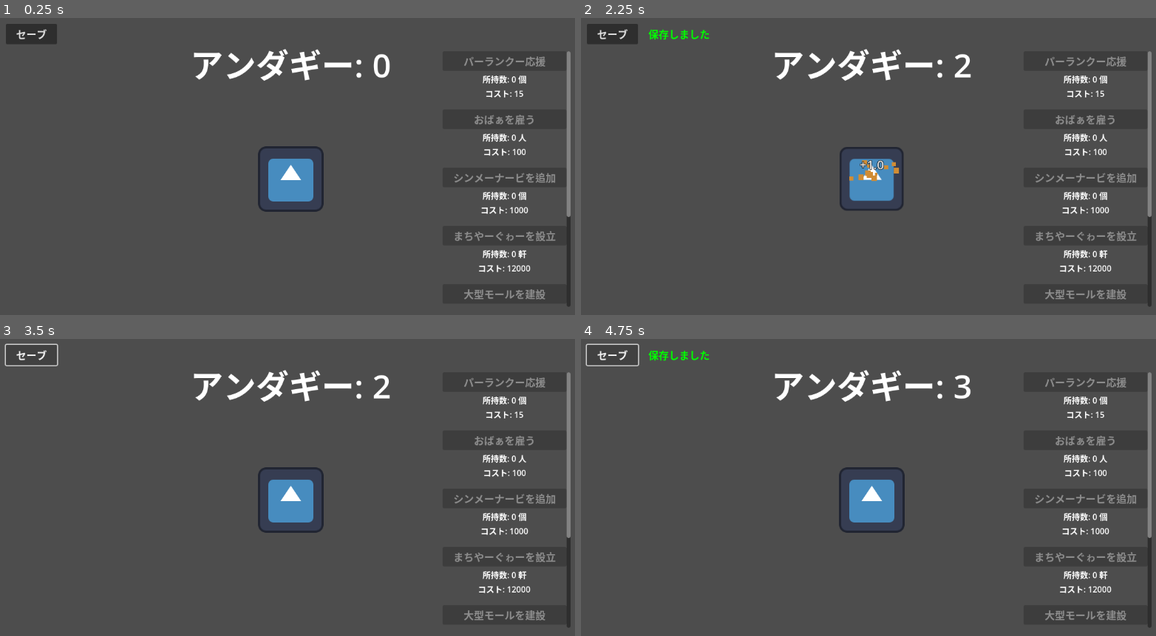
Above: before the commit, frames 1-4 (two rows, left to right).
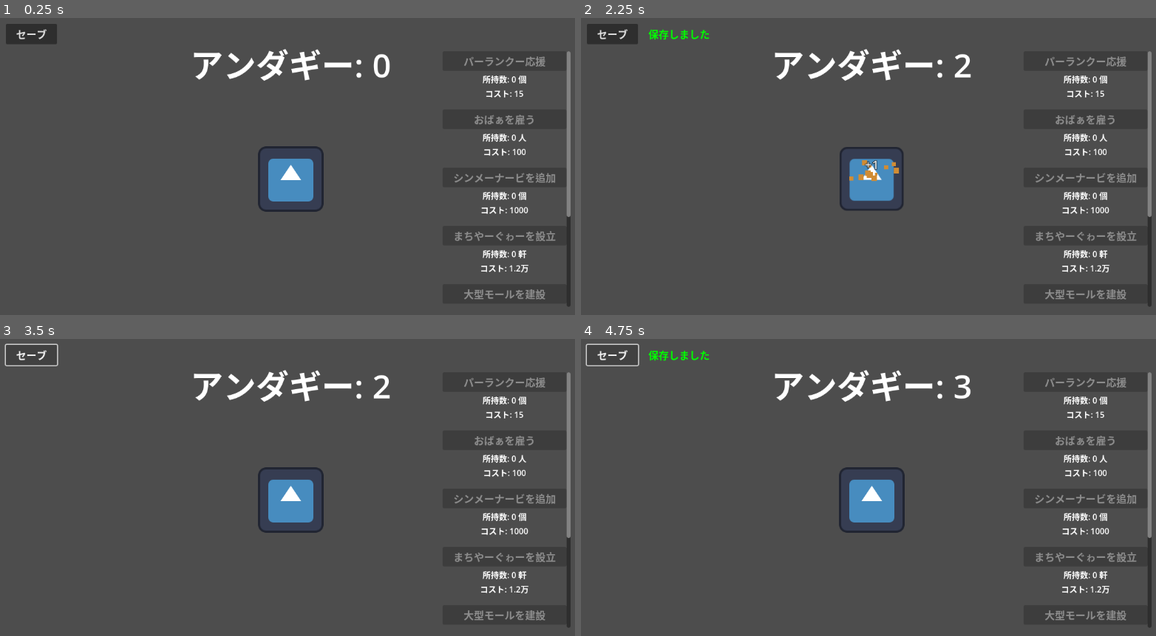
Above: after the commit, the same moments.

Repository: johnny-maa/sata-andagi-maker
Game: Godot game, scene res://Main.tscn
Same seed, same stepped clock (60 frames per second), same inputs: the game is played once before the commit and once after it. The engine's default icon, where the game draws it, is replaced by a stand-in: a white triangle on a blue panel in a dark square.
Inputs (mouse positions are in pixels of both pictures, inside the frame that each line leads up to):
- Up to frame 1 (0.25 s): no input
- Up to frame 2 (2.25 s): click (874, 178) at 0.5 s; click "セーブ" at 1.25 s; click (874, 178) at 2 s
- Up to frame 3 (3.5 s): click "セーブ" at 2.75 s
- Up to frame 4 (4.75 s): click (874, 499) at 3.5 s; click "セーブ" at 4.25 s

The runs differ from the first frame. In frame 1, 0.1% of the frame differs, in the area x 83-93%, y 83-86%; in frame 2, 0.2%, in the area x 48-93%, y 47-86%; in frame 3, 0.1%; in frame 4, 0.1%.

Commit message:
feat: 桁あふれ対策（数字の万・億・兆フォーマット機能）の実装およびUIへの適用

Diff:
--- a/Main.gd
+++ b/Main.gd
@@ -82,7 +82,7 @@
 	tween.tween_property($AndagiButton, "scale", Vector2(1.0, 1.0), 0.3).set_trans(Tween.TRANS_BOUNCE).set_ease(Tween.EASE_OUT)
 
 	var ft = floating_text_scene.instantiate()
-	ft.get_node("Label").text = "+" + str(1.0 * multiplier)
+	ft.get_node("Label").text = "+" + format_number(1.0 * multiplier)
 	ft.global_position = get_global_mouse_position()
 	add_child(ft)
 
@@ -156,35 +156,45 @@
 	if has_producer:
 		play_randomized_se(auto_produce_se)
 
+func format_number(value: float) -> String:
+	if value < 10000.0:
+		return str(int(value))
+	elif value < 100000000.0:
+		return str(snapped(value / 10000.0, 0.01)) + "万"
+	elif value < 1000000000000.0:
+		return str(snapped(value / 100000000.0, 0.01)) + "億"
+	else:
+		return str(snapped(value / 1000000000000.0, 0.01)) + "兆"
+
 func update_ui() -> void:
-	count_label.text = "アンダギー: " + str(int(andagi_count))
-
-	paranku_count_label.text = "所持数: " + str(paranku_count) + " 個"
-	paranku_cost_label.text = "コスト: " + str(paranku_cost)
+	count_label.text = "アンダギー: " + format_number(andagi_count)
+
+	paranku_count_label.text = "所持数: " + format_number(paranku_count) + " 個"
+	paranku_cost_label.text = "コスト: " + format_number(paranku_cost)
 	hire_paranku_button.disabled = andagi_count < paranku_cost
 
-	obaa_count_label.text = "所持数: " + str(obaa_count) + " 人"
-	obaa_cost_label.text = "コスト: " + str(obaa_cost)
+	obaa_count_label.text = "所持数: " + format_number(obaa_count) + " 人"
+	obaa_cost_label.text = "コスト: " + format_number(obaa_cost)
 	hire_obaa_button.disabled = andagi_count < obaa_cost
 
-	nabi_count_label.text = "所持数: " + str(nabi_count) + " 個"
-	nabi_cost_label.text = "コスト: " + str(nabi_cost)
+	nabi_count_label.text = "所持数: " + format_number(nabi_count) + " 個"
+	nabi_cost_label.text = "コスト: " + format_number(nabi_cost)
 	add_nabi_button.disabled = andagi_count < nabi_cost
 
-	shop_count_label.text = "所持数: " + str(shop_count) + " 軒"
-	shop_cost_label.text = "コスト: " + str(shop_cost)
+	shop_count_label.text = "所持数: " + format_number(shop_count) + " 軒"
+	shop_cost_label.text = "コスト: " + format_number(shop_cost)
 	add_shop_button.disabled = andagi_count < shop_cost
 
-	mall_count_label.text = "所持数: " + str(mall_count) + " 軒"
-	mall_cost_label.text = "コスト: " + str(mall_cost)
+	mall_count_label.text = "所持数: " + format_number(mall_count) + " 軒"
+	mall_cost_label.text = "コスト: " + format_number(mall_cost)
 	build_mall_button.disabled = andagi_count < mall_cost
 
-	gusuku_count_label.text = "所持数: " + str(gusuku_count) + " 城"
-	gusuku_cost_label.text = "コスト: " + str(gusuku_cost)
+	gusuku_count_label.text = "所持数: " + format_number(gusuku_count) + " 城"
+	gusuku_cost_label.text = "コスト: " + format_number(gusuku_cost)
 	build_gusuku_button.disabled = andagi_count < gusuku_cost
 
-	fujinkai_count_label.text = "所持数: " + str(fujinkai_count) + " 人"
-	fujinkai_cost_label.text = "コスト: " + str(fujinkai_cost)
+	fujinkai_count_label.text = "所持数: " + format_number(fujinkai_count) + " 人"
+	fujinkai_cost_label.text = "コスト: " + format_number(fujinkai_cost)
 	add_fujinkai_button.disabled = andagi_count < fujinkai_cost
 
 const SAVE_PATH = "user://save_data.json"
Binary file added: assets/sataandagi.png
Not shown, added: assets/sataandagi.png.import
